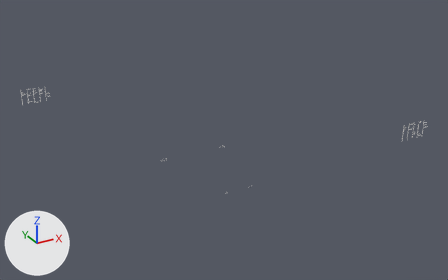
An edit to the glTF model crates/client/assets/models/overpass/overpass_light_cyan.glb, drawn before and after from the same camera.
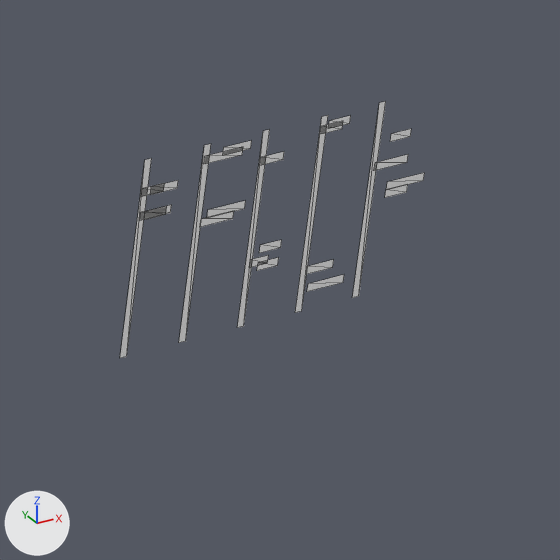
The first picture shows the older version from a camera (50 mm lens) standing at (-121.5, -229.9, 132.8) and looking at (3.6, -2.5, 19.1). The close-ups show the older and then the newer version on the part from 87% to 98% of the width and 40% to 57% of the height of that picture. Only the edits that show in the close-ups are written down. The axes (+X, +Y, +Z) are drawn at lower left. The lights are the same throughout. The close-ups show mesh edges as thin lines.

Names of what the first close-up shows: 'light_cyan'.
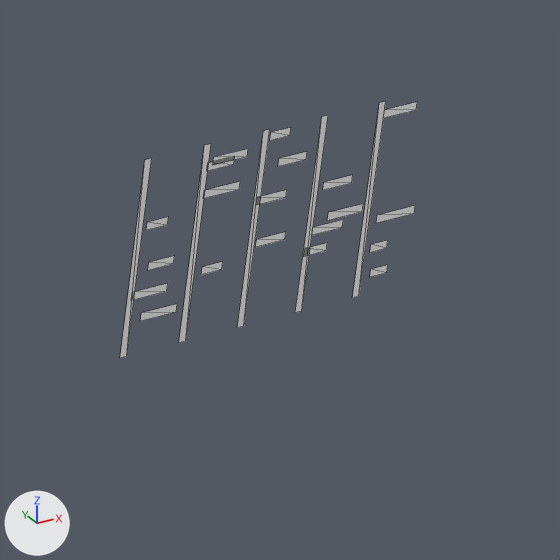
Patch to the scene script:
```diff
--- a/crates/client/assets/models/overpass/overpass_light_cyan.glb.py
+++ b/crates/client/assets/models/overpass/overpass_light_cyan.glb.py
@@ me_light_cyan @@
 # used by ob_light_cyan; location = (0.0, 0.0, 0.0)
-me_light_cyan.from_pydata(...)  # 572 vertices, 286 faces; spans x -72.0..72.0, y -57.5..57.5, z 2.6..37.6
+me_light_cyan.from_pydata(...)  # 572 vertices, 286 faces; spans x -72.0..71.8, y -57.5..57.5, z 2.6..37.6
+# me_light_cyan part 1: the loose piece of 4 vertices spanning x 58.1..59.6, y -57.5, z 33.3..33.6 is moved by (0.2, 0.0, -3.1)
+# me_light_cyan part 2: the loose piece of 4 vertices spanning x 61.4..63.2, y -57.5, z 32.7..33.0 is moved by (-0.1, 0.0, 2.0)
+# me_light_cyan part 3: the loose piece of 4 vertices spanning x 61.8..63.1, y -57.5, z 35.0..35.3 is moved by (-0.7, 0.0, -0.5)
+# me_light_cyan part 4: the loose piece of 4 vertices spanning x 64.2..65.2, y -57.5, z 30.1..30.4 is moved by (-0.2, 0.0, 5.1)
+# me_light_cyan part 5: the loose piece of 4 vertices spanning x 66.7..68.0, y -57.5, z 29.4..29.8 is moved by (0.3, 0.0, 3.2)
+# me_light_cyan part 6: the loose piece of 4 vertices spanning x 66.4..67.5, y -57.5, z 34.9..35.2 is moved by (0.0, 0.0, -4.7)
+# me_light_cyan part 7: the loose piece of 4 vertices spanning x 69.4..71.0, y -57.5, z 32.9..33.2 is moved by (0.1, 0.0, 2.0)
+# me_light_cyan part 8: 52 of 572 vertices moved; they spanned x 58.0..72.0, y -57.5, z 28.7..35.4 and now span x 58.5..71.8, y -57.5, z 28.7..34.4; mean shift (0.2, 0.0, -1.5); largest move (71.0, -57.5, 33.9) -> (70.8, -57.5, 28.7)
+# other edits to the shape of me_light_cyan do not show in these pictures
 me_light_cyan.materials.append(mat_defaultmaterial)
```

Boxes [x1, y1, x2, y2] around the edits, measured in the close-ups (560 x 560 px; the box of a moved part takes in the faces that stretch with it):
'light_cyan', reshaped: before [120, 101, 424, 358]; after [120, 101, 417, 358]
part 1 of me_light_cyan, moved or reshaped: before [140, 205, 171, 220]; after [131, 283, 168, 300]
part 2 of me_light_cyan, moved or reshaped: before [207, 201, 246, 218]; after [213, 149, 248, 165]
part 3 of me_light_cyan, moved or reshaped: before [223, 140, 252, 155]; after [207, 156, 235, 171]
part 4 of me_light_cyan, moved or reshaped: before [257, 257, 279, 271]; after [270, 127, 291, 140]
part 5 of me_light_cyan, moved or reshaped: before [306, 260, 334, 274]; after [323, 175, 353, 190]
part 6 of me_light_cyan, moved or reshaped: before [320, 121, 343, 134]; after [304, 243, 327, 257]
part 7 of me_light_cyan, moved or reshaped: before [374, 154, 408, 171]; after [384, 102, 417, 118]
part 8 of me_light_cyan, moved or reshaped: before [142, 115, 424, 292]; after [140, 152, 415, 321]
